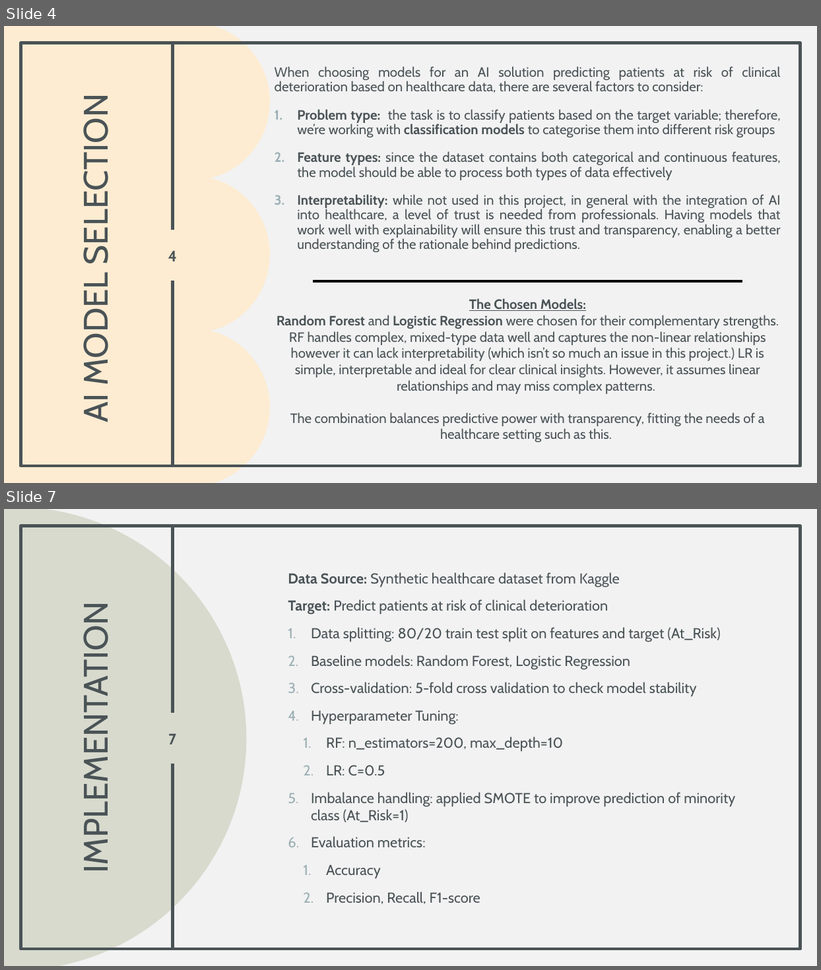
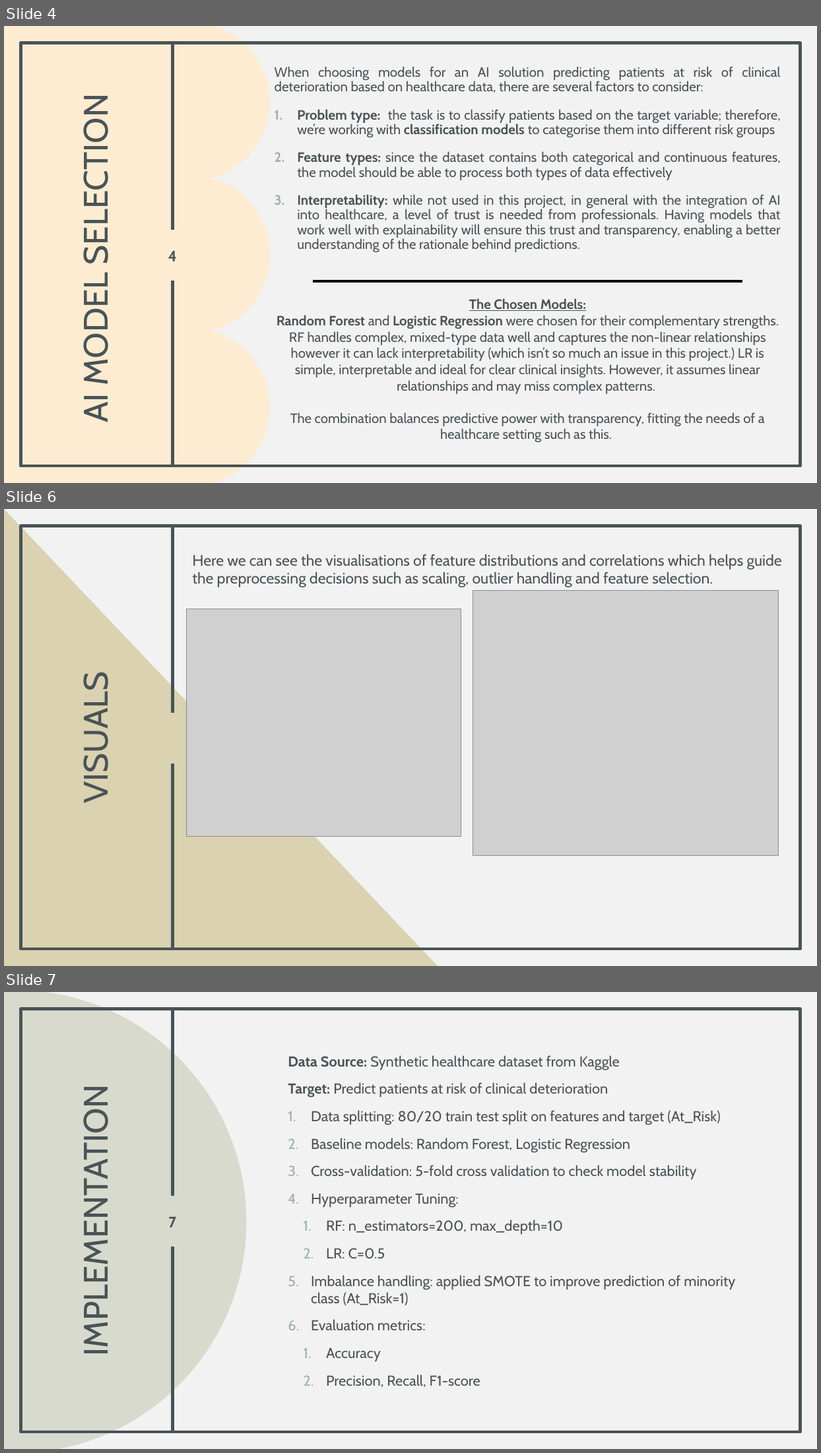
Before and after one commit to TayyebaSadaq/Improving-Patient-experience-using-AI, a slide deck: Improving patient experience using AI.pptx. Shown one above the other, each under a label of ours: slides 4 and 7 before the commit, slides 4, 6 and 7 after it; the slides between them are not shown. The pictures are 821x970 and 821x1453 pixels, drawn with LibreOffice and Linux fonts; fonts in the diff are those of the drawing; grey boxes stand for pictures. Boxes give left, top, right and bottom in pixels: in the first picture for what was removed or moved away, otherwise in the second. Text is boxed around its words. In the diff, an @@ line names an element or a change of style, - is before the commit and + after.

```diff
--- a/Improving patient experience using AI.pptx
+++ b/Improving patient experience using AI.pptx
@@ slide 6 added at [4, 509, 817, 966], background #F2F2F2; not listed: 3 template elements that a slide beside it also shows @@
@@ right triangle added at [4, 509, 438, 966], fill #DAD2B0 @@
@@ text added at [192, 554, 782, 588], 18 pt, text #4A5356 @@
+Here we can see the visualisations of feature distributions and correlations which helps guide the preprocessing decisions such as scaling, outlier handling and feature selection.
@@ picture added at [473, 591, 779, 855] @@
@@ picture added at [186, 609, 461, 836] @@
@@ title added at [75, 685, 116, 800], 40 pt, text #4A5356 @@
+VISUALS
```
Also in this commit, not shown: 2 slides changed, 1 slide removed.
